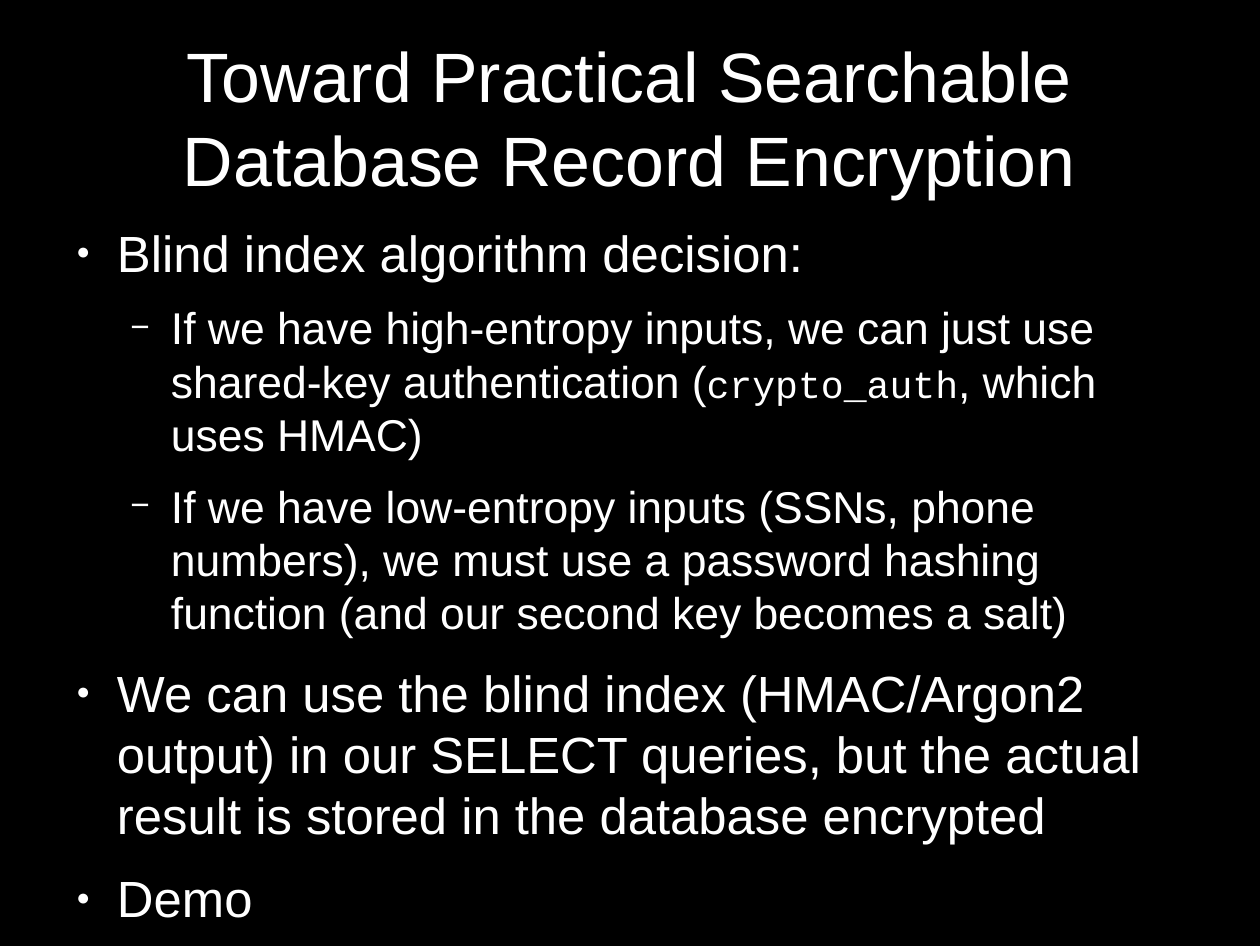
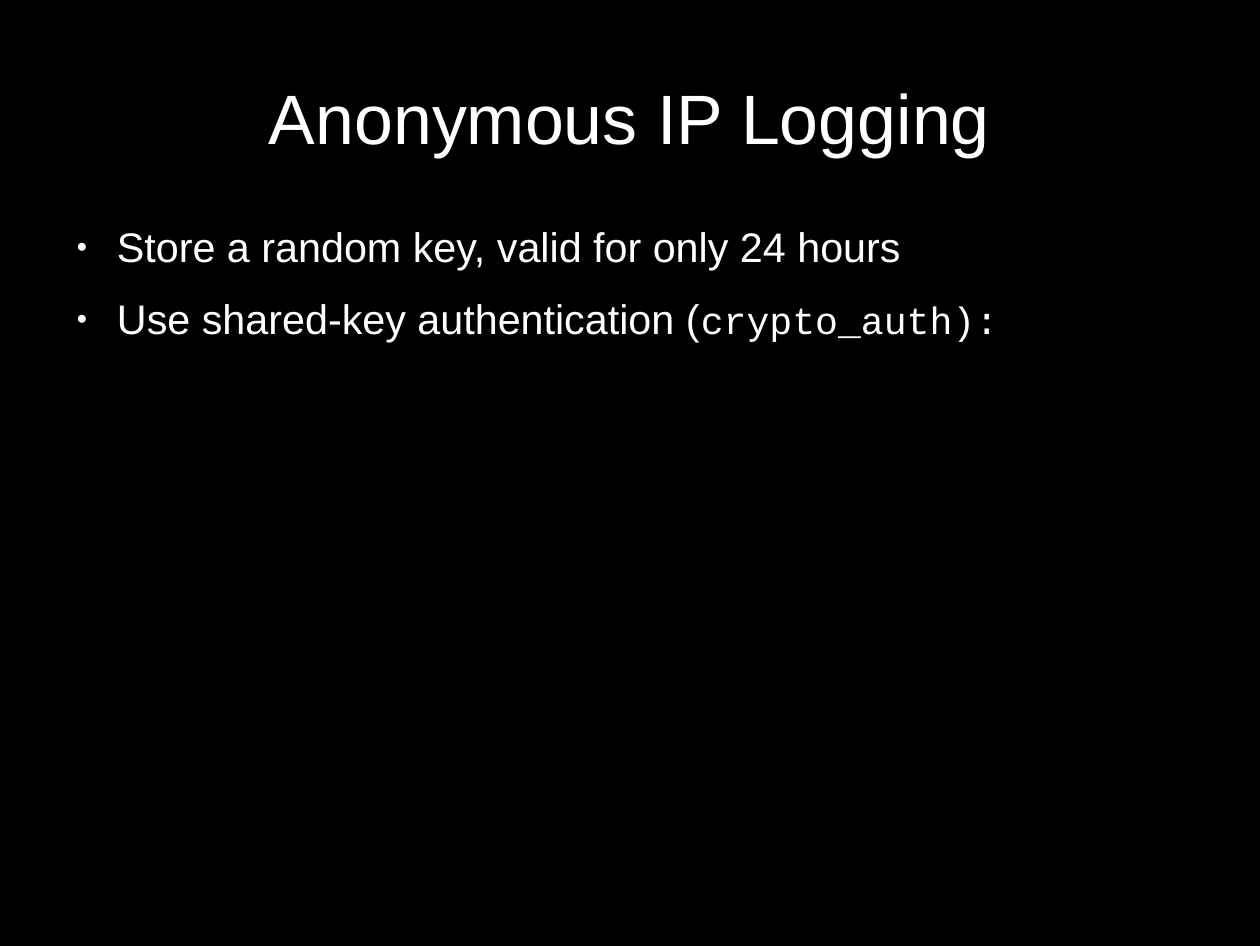
Before and after one commit to paragonie/bsidesorl-2017, a slide deck: slide 41 of talk/20170408-BsidesOrlando-ScottArciszewski.odp (slide 23 before the commit). Drawn at 1260x946 pixels with LibreOffice and Linux fonts; fonts in the diff are those of the drawing. Boxes give left, top, right and bottom in pixels: in the first picture for what was removed or moved away, otherwise in the second. Text is boxed around its words. In the diff, an @@ line names an element or a change of style, - is before the commit and + after.

```diff
--- a/talk/20170408-BsidesOrlando-ScottArciszewski.odp
+++ b/talk/20170408-BsidesOrlando-ScottArciszewski.odp
@@ title at [269,93,990,157]: text changed @@
-Toward Practical Searchable Database Record Encryption
+Anonymous IP Logging
@@ text at [117,232,998,342]: text changed; size 28 to 26 pt @@
-● Blind index algorithm decision:
-  − If we have high-entropy inputs, we can just use shared-key authentication (crypto_auth, which uses HMAC)
-  − If we have low-entropy inputs (SSNs, phone numbers), we must use a password hashing function (and our second key becomes a salt)
-● We can use the blind index (HMAC/Argon2 output) in our SELECT queries, but the actual result is stored in the database encrypted
-● Demo
+● Store a random key, valid for only 24 hours
+● Use shared-key authentication (crypto_auth):
```
Also in this commit, not shown: 5 other slides changed, 94 slides added, 1 slide removed, 1 other file.
